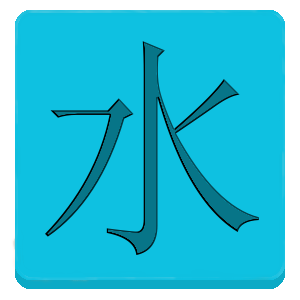
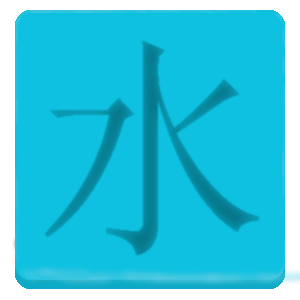
The second 300×300 image is a revision of the first. Changes to its layers:
painted on "txt" over (44, 40, 260, 256)
painted on "Слой" over (18, 265, 300, 287)
